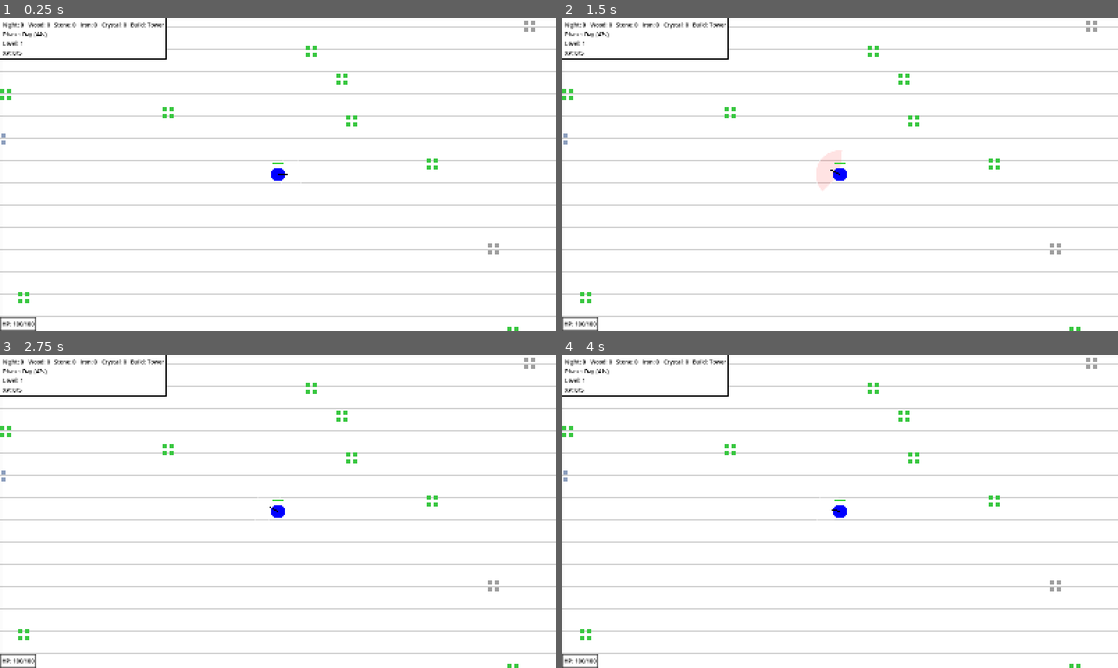
Above: before the commit, frames 1-4 (two rows, left to right).
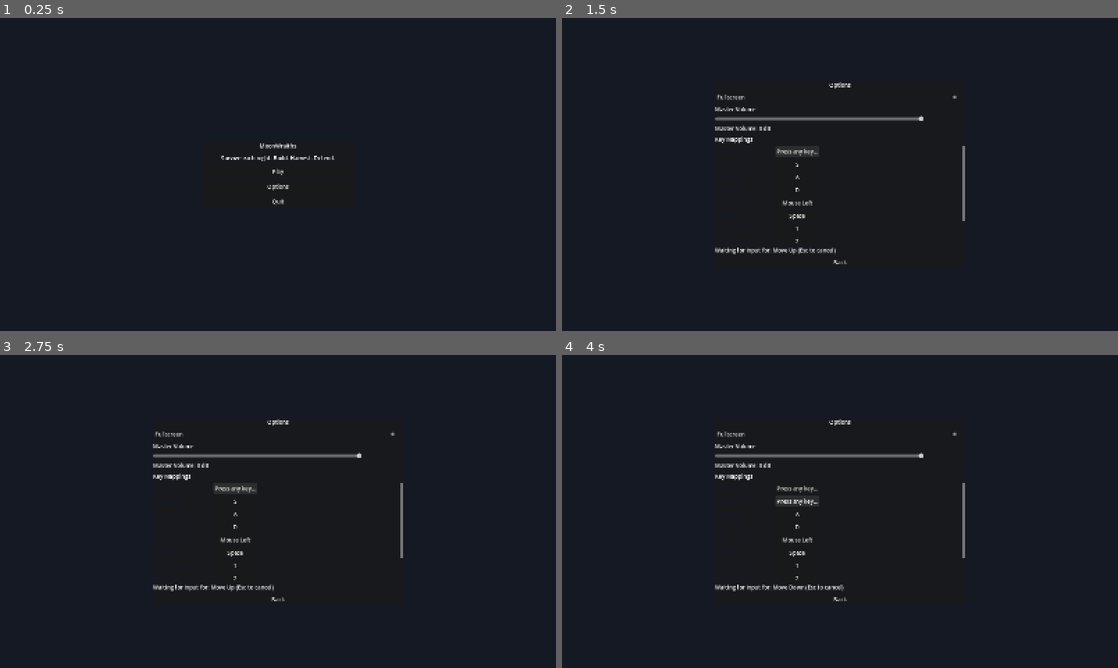
Above: after the commit, the same moments.

Repository: BigBadBaldJon/moonwraith
Game: Godot game, scene res://main_menu.tscn
Same seed, same stepped clock (60 frames per second), same inputs: the game is played once before the commit and once after it. Before the commit the project starts from res://main.tscn. Sound files missing from this copy of the repository are replaced by a short silence.
Inputs (mouse positions are in pixels of both pictures, inside the frame that each line leads up to):
- Up to frame 1 (0.25 s): no input
- Up to frame 2 (1.5 s): click (840, 187) at 0.5 s, where only the run after the commit has a clickable "Options"; click (789, 152) at 1.25 s, where only the run after the commit has a clickable "W"
- Up to frame 3 (2.75 s): click (233, 489) at 2 s, where only the run after the commit has a clickable "Press any key..."
- Up to frame 4 (4 s): click (795, 502) at 2.75 s, where only the run after the commit has a clickable "S"; click (795, 502) at 3.5 s, where only the run after the commit has a clickable "Press any key..."

The runs differ from the first frame. In frame 1, 100% of the frame differs, in the area x 0-100%, y 0-100%; in frame 2, 100%; in frame 3, 100%; in frame 4, 100%.

Commit message:
Rewrite main_menu scene from scratch in canonical format

Diff:
--- a/main.gd
+++ b/main.gd
@@ -60,6 +60,12 @@
 @onready var range_button: Button = $HudLayer/Hud/UpgradePanel/VBox/RangeButton
 @onready var close_label: Label = $HudLayer/Hud/UpgradePanel/VBox/CloseLabel
 
+@onready var pause_layer: CanvasLayer = $PauseLayer
+@onready var pause_panel: PanelContainer = $PauseLayer/PausePanel
+@onready var resume_button: Button = $PauseLayer/PausePanel/VBox/ResumeButton
+@onready var pause_main_menu_button: Button = $PauseLayer/PausePanel/VBox/MainMenuButton
+@onready var pause_quit_button: Button = $PauseLayer/PausePanel/VBox/QuitButton
+
 var tower_scene: PackedScene = preload("res://tower.tscn")
 var spawn_point_scene: PackedScene = preload("res://spawn_point.tscn")
 var basic_resource_scene: PackedScene = preload("res://resource_node.tscn")
@@ -101,6 +107,12 @@
 	upgrade_panel.visible = false
 	close_label.text = "Press U to close"
 
+	pause_layer.process_mode = Node.PROCESS_MODE_WHEN_PAUSED
+	pause_panel.visible = false
+	resume_button.pressed.connect(_on_resume_button_pressed)
+	pause_main_menu_button.pressed.connect(_on_pause_main_menu_button_pressed)
+	pause_quit_button.pressed.connect(_on_pause_quit_button_pressed)
+
 	damage_button.pressed.connect(_on_damage_button_pressed)
 	attack_speed_button.pressed.connect(_on_attack_speed_button_pressed)
 	move_speed_button.pressed.connect(_on_move_speed_button_pressed)
@@ -112,6 +124,11 @@
 
 
 func _process(delta: float) -> void:
+	handle_pause_menu_toggle()
+
+	if get_tree().paused:
+		return
+
 	phase_time_left -= delta
 
 	if phase_time_left < 0.0:
@@ -124,6 +141,9 @@
 
 
 func _physics_process(_delta: float) -> void:
+	if get_tree().paused:
+		return
+
 	if night_director != null:
 		night_director.set_active_spawn_point(current_spawn_point)
 
@@ -577,6 +597,31 @@
 		upgrade_panel.visible = not upgrade_panel.visible
 
 
+func handle_pause_menu_toggle() -> void:
+	if pause_panel.visible:
+		return
+
+	if Input.is_action_just_pressed("ui_cancel"):
+		pause_game()
+
+
+func pause_game() -> void:
+	if get_tree().paused:
+		return
+
+	upgrade_panel.visible = false
+	pause_panel.visible = true
+	get_tree().paused = true
+
+
+func unpause_game() -> void:
+	if not get_tree().paused:
+		return
+
+	get_tree().paused = false
+	pause_panel.visible = false
+
+
 func handle_player_death_state() -> void:
 	if not player.is_dead:
 		return
@@ -630,6 +675,20 @@
 
 func _on_range_button_pressed() -> void:
 	player.spend_point_on_range()
+
+
+func _on_resume_button_pressed() -> void:
+	unpause_game()
+
+
+func _on_pause_main_menu_button_pressed() -> void:
+	unpause_game()
+	get_tree().change_scene_to_file("res://main_menu.tscn")
+
+
+func _on_pause_quit_button_pressed() -> void:
+	unpause_game()
+	get_tree().quit()
 
 
 func can_place_tower_at(position: Vector2, min_distance: float = 70.0) -> bool:
--- a/main.tscn
+++ b/main.tscn
@@ -173,3 +173,45 @@
 
 [node name="NightDirector" type="Node" parent="." unique_id=1769521780]
 script = ExtResource("5_lquwl")
+
+
+[node name="PauseLayer" type="CanvasLayer" parent="."]
+
+[node name="PausePanel" type="PanelContainer" parent="PauseLayer"]
+visible = false
+anchors_preset = 8
+anchor_left = 0.5
+anchor_top = 0.5
+anchor_right = 0.5
+anchor_bottom = 0.5
+offset_left = -140.0
+offset_top = -90.0
+offset_right = 140.0
+offset_bottom = 90.0
+grow_horizontal = 2
+grow_vertical = 2
+theme_override_styles/panel = SubResource("StyleBoxFlat_lquwl")
+
+[node name="VBox" type="VBoxContainer" parent="PauseLayer/PausePanel"]
+layout_mode = 2
+
+[node name="TitleLabel" type="Label" parent="PauseLayer/PausePanel/VBox"]
+layout_mode = 2
+text = "Paused"
+horizontal_alignment = 1
+theme_override_colors/font_color = Color(0, 0, 0, 1)
+
+[node name="ResumeButton" type="Button" parent="PauseLayer/PausePanel/VBox"]
+layout_mode = 2
+text = "Resume"
+theme_override_colors/font_color = Color(0, 0, 0, 1)
+
+[node name="MainMenuButton" type="Button" parent="PauseLayer/PausePanel/VBox"]
+layout_mode = 2
+text = "Main Menu"
+theme_override_colors/font_color = Color(0, 0, 0, 1)
+
+[node name="QuitButton" type="Button" parent="PauseLayer/PausePanel/VBox"]
+layout_mode = 2
+text = "Quit"
+theme_override_colors/font_color = Color(0, 0, 0, 1)
--- /dev/null
+++ b/main_menu.gd
@@ -0,0 +1,258 @@
+extends Control
+
+const GAME_SCENE_PATH = "res://main.tscn"
+const MASTER_BUS_NAME = "Master"
+
+const REMAPPABLE_ACTIONS = [
+	{"action": "move_up", "label": "Move Up"},
+	{"action": "move_down", "label": "Move Down"},
+	{"action": "move_left", "label": "Move Left"},
+	{"action": "move_right", "label": "Move Right"},
+	{"action": "attack", "label": "Attack"},
+	{"action": "harvest", "label": "Harvest"},
+	{"action": "build_spawn", "label": "Build Spawn"},
+	{"action": "build_tower", "label": "Build Tower"},
+	{"action": "place_object", "label": "Place Object"},
+	{"action": "open_upgrades", "label": "Open Upgrades"}
+]
+
+@onready var main_panel = $CenterContainer/MainPanel
+@onready var options_panel = $CenterContainer/OptionsPanel
+
+@onready var play_button = $CenterContainer/MainPanel/VBox/PlayButton
+@onready var options_button = $CenterContainer/MainPanel/VBox/OptionsButton
+@onready var quit_button = $CenterContainer/MainPanel/VBox/QuitButton
+
+@onready var fullscreen_check = $CenterContainer/OptionsPanel/VBox/FullscreenCheck
+@onready var volume_slider = $CenterContainer/OptionsPanel/VBox/VolumeSlider
+@onready var volume_value_label = $CenterContainer/OptionsPanel/VBox/VolumeValueLabel
+@onready var mappings_container = $CenterContainer/OptionsPanel/VBox/MappingScroll/MappingsContainer
+@onready var remap_hint_label = $CenterContainer/OptionsPanel/VBox/RemapHintLabel
+@onready var options_back_button = $CenterContainer/OptionsPanel/VBox/BackButton
+
+var action_buttons = {}
+var remapping_action = ""
+
+
+func _ready() -> void:
+	get_tree().paused = false
+	_show_main_panel()
+	_build_input_mapping_rows()
+	_sync_settings_to_ui()
+
+	play_button.pressed.connect(_on_play_pressed)
+	options_button.pressed.connect(_on_options_pressed)
+	quit_button.pressed.connect(_on_quit_pressed)
+	options_back_button.pressed.connect(_on_back_pressed)
+	fullscreen_check.toggled.connect(_on_fullscreen_toggled)
+	volume_slider.value_changed.connect(_on_master_volume_changed)
+
+
+func _show_main_panel() -> void:
+	main_panel.visible = true
+	options_panel.visible = false
+
+
+func _show_options_panel() -> void:
+	main_panel.visible = false
+	options_panel.visible = true
+
+
+func _sync_settings_to_ui() -> void:
+	fullscreen_check.button_pressed = (
+		DisplayServer.window_get_mode() == DisplayServer.WINDOW_MODE_FULLSCREEN
+	)
+
+	var master_bus_index = AudioServer.get_bus_index(MASTER_BUS_NAME)
+	if master_bus_index >= 0:
+		volume_slider.value = AudioServer.get_bus_volume_db(master_bus_index)
+
+	_update_volume_label(volume_slider.value)
+	_refresh_action_button_texts()
+	_update_remap_hint()
+
+
+func _build_input_mapping_rows() -> void:
+	for child in mappings_container.get_children():
+		child.queue_free()
+
+	action_buttons.clear()
+
+	for mapping_entry in REMAPPABLE_ACTIONS:
+		var action_name = String(mapping_entry.get("action", ""))
+		var display_name = String(mapping_entry.get("label", ""))
+
+		if action_name == "":
+			continue
+
+		var row = HBoxContainer.new()
+		row.size_flags_horizontal = Control.SIZE_EXPAND_FILL
+
+		var action_label = Label.new()
+		action_label.text = display_name
+		action_label.custom_minimum_size = Vector2(170.0, 0.0)
+		action_label.modulate = Color(0.08, 0.1, 0.15, 1.0)
+
+		var remap_button = Button.new()
+		remap_button.size_flags_horizontal = Control.SIZE_EXPAND_FILL
+		remap_button.text = _get_action_event_text(action_name)
+		remap_button.pressed.connect(_begin_remap.bind(action_name))
+
+		row.add_child(action_label)
+		row.add_child(remap_button)
+		mappings_container.add_child(row)
+
+		action_buttons[action_name] = remap_button
+
+
+func _refresh_action_button_texts() -> void:
+	for mapping_entry in REMAPPABLE_ACTIONS:
+		var action_name = String(mapping_entry.get("action", ""))
+		if action_name == "":
+			continue
+
+		if action_name == remapping_action:
+			continue
+
+		var remap_button = action_buttons.get(action_name, null)
+		if remap_button == null:
+			continue
+
+		remap_button.text = _get_action_event_text(action_name)
+
+
+func _get_action_event_text(action_name: String) -> String:
+	var events = InputMap.action_get_events(action_name)
+	if events.is_empty():
+		return "Unbound"
+
+	var event = events[0]
+	if event is InputEventKey:
+		return event.as_text_physical_keycode()
+
+	if event is InputEventMouseButton:
+		return "Mouse " + _get_mouse_button_name(event.button_index)
+
+	return event.as_text()
+
+
+func _begin_remap(action_name: String) -> void:
+	remapping_action = action_name
+	var remap_button = action_buttons.get(action_name, null)
+	if remap_button != null:
+		remap_button.text = "Press any key..."
+
+	_update_remap_hint()
+
+
+func _apply_remapped_input(action_name: String, input_event: InputEvent) -> void:
+	InputMap.action_erase_events(action_name)
+	InputMap.action_add_event(action_name, input_event)
+
+	remapping_action = ""
+	_refresh_action_button_texts()
+	_update_remap_hint()
+
+
+func _update_remap_hint() -> void:
+	if remapping_action == "":
+		remap_hint_label.text = "Click a mapping button to remap. Press Esc to cancel remap."
+		return
+
+	var action_label = remapping_action.replace("_", " ").capitalize()
+	remap_hint_label.text = "Waiting for input for: " + action_label + " (Esc to cancel)"
+
+
+func _unhandled_input(event: InputEvent) -> void:
+	if remapping_action == "":
+		return
+
+	if event is InputEventKey:
+		var key_event: InputEventKey = event as InputEventKey
+		if key_event == null:
+			return
+
+		if not key_event.pressed or key_event.echo:
+			return
+
+		if key_event.keycode == KEY_ESCAPE:
+			remapping_action = ""
+			_refresh_action_button_texts()
+			_update_remap_hint()
+			get_viewport().set_input_as_handled()
+			return
+
+		_apply_remapped_input(remapping_action, key_event)
+		get_viewport().set_input_as_handled()
+		return
+
+	if event is InputEventMouseButton:
+		var mouse_event: InputEventMouseButton = event as InputEventMouseButton
+		if mouse_event == null:
+			return
+
+		if not mouse_event.pressed:
+			return
+
+		_apply_remapped_input(remapping_action, mouse_event)
+		get_viewport().set_input_as_handled()
+
+
+func _get_mouse_button_name(button_index: int) -> String:
+	match button_index:
+		MOUSE_BUTTON_LEFT:
+			return "Left"
+		MOUSE_BUTTON_RIGHT:
+			return "Right"
+		MOUSE_BUTTON_MIDDLE:
+			return "Middle"
+		MOUSE_BUTTON_WHEEL_UP:
+			return "Wheel Up"
+		MOUSE_BUTTON_WHEEL_DOWN:
+			return "Wheel Down"
+		MOUSE_BUTTON_XBUTTON1:
+			return "X1"
+		MOUSE_BUTTON_XBUTTON2:
+			return "X2"
+		_:
+			return str(button_index)
+
+
+func _on_play_pressed() -> void:
+	get_tree().change_scene_to_file(GAME_SCENE_PATH)
+
+
+func _on_options_pressed() -> void:
+	_show_options_panel()
+	_refresh_action_button_texts()
+	_update_remap_hint()
+
+
+func _on_quit_pressed() -> void:
+	get_tree().quit()
+
+
+func _on_back_pressed() -> void:
+	remapping_action = ""
+	_refresh_action_button_texts()
+	_update_remap_hint()
+	_show_main_panel()
+
+
+func _on_fullscreen_toggled(enabled: bool) -> void:
+	if enabled:
+		DisplayServer.window_set_mode(DisplayServer.WINDOW_MODE_FULLSCREEN)
+	else:
+		DisplayServer.window_set_mode(DisplayServer.WINDOW_MODE_WINDOWED)
+
+
+func _on_master_volume_changed(value: float) -> void:
+	var master_bus_index = AudioServer.get_bus_index(MASTER_BUS_NAME)
+	if master_bus_index >= 0:
+		AudioServer.set_bus_volume_db(master_bus_index, value)
+
+	_update_volume_label(value)
+
+
+func _update_volume_label(value: float) -> void:
+	volume_value_label.text = "Master Volume: " + str(int(round(value))) + " dB"
--- /dev/null
+++ b/main_menu.tscn
@@ -0,0 +1,114 @@
+[gd_scene format=3]
+
+[ext_resource type="Script" path="res://main_menu.gd" id="1_menu"]
+
+[node name="MainMenu" type="Control"]
+layout_mode = 3
+anchors_preset = 15
+anchor_right = 1.0
+anchor_bottom = 1.0
+grow_horizontal = 2
+grow_vertical = 2
+script = ExtResource("1_menu")
+
+[node name="Background" type="ColorRect" parent="."]
+layout_mode = 1
+anchors_preset = 15
+anchor_right = 1.0
+anchor_bottom = 1.0
+grow_horizontal = 2
+grow_vertical = 2
+color = Color(0.08, 0.1, 0.14, 1)
+
+[node name="CenterContainer" type="CenterContainer" parent="."]
+layout_mode = 1
+anchors_preset = 15
+anchor_right = 1.0
+anchor_bottom = 1.0
+grow_horizontal = 2
+grow_vertical = 2
+
+[node name="MainPanel" type="PanelContainer" parent="CenterContainer"]
+custom_minimum_size = Vector2(440, 0)
+layout_mode = 2
+
+[node name="VBox" type="VBoxContainer" parent="CenterContainer/MainPanel"]
+layout_mode = 2
+theme_override_constants/separation = 12
+
+[node name="TitleLabel" type="Label" parent="CenterContainer/MainPanel/VBox"]
+layout_mode = 2
+text = "MoonWraiths"
+horizontal_alignment = 1
+
+[node name="SubtitleLabel" type="Label" parent="CenterContainer/MainPanel/VBox"]
+layout_mode = 2
+text = "Survive each night. Build. Harvest. Defend."
+horizontal_alignment = 1
+
+[node name="PlayButton" type="Button" parent="CenterContainer/MainPanel/VBox"]
+layout_mode = 2
+text = "Play"
+
+[node name="OptionsButton" type="Button" parent="CenterContainer/MainPanel/VBox"]
+layout_mode = 2
+text = "Options"
+
+[node name="QuitButton" type="Button" parent="CenterContainer/MainPanel/VBox"]
+layout_mode = 2
+text = "Quit"
+
+[node name="OptionsPanel" type="PanelContainer" parent="CenterContainer"]
+visible = false
+custom_minimum_size = Vector2(720, 0)
+layout_mode = 2
+
+[node name="VBox" type="VBoxContainer" parent="CenterContainer/OptionsPanel"]
+layout_mode = 2
+theme_override_constants/separation = 8
+
+[node name="OptionsTitle" type="Label" parent="CenterContainer/OptionsPanel/VBox"]
+layout_mode = 2
+text = "Options"
+horizontal_alignment = 1
+
+[node name="FullscreenCheck" type="CheckButton" parent="CenterContainer/OptionsPanel/VBox"]
+layout_mode = 2
+text = "Fullscreen"
+
+[node name="VolumeLabel" type="Label" parent="CenterContainer/OptionsPanel/VBox"]
+layout_mode = 2
+text = "Master Volume"
+
+[node name="VolumeSlider" type="HSlider" parent="CenterContainer/OptionsPanel/VBox"]
+layout_mode = 2
+min_value = -30.0
+max_value = 6.0
+step = 1.0
+value = 0.0
+
+[node name="VolumeValueLabel" type="Label" parent="CenterContainer/OptionsPanel/VBox"]
+layout_mode = 2
+text = "Master Volume: 0 dB"
+
+[node name="KeyMappingsLabel" type="Label" parent="CenterContainer/OptionsPanel/VBox"]
+layout_mode = 2
+text = "Key Mappings"
+
+[node name="MappingScroll" type="ScrollContainer" parent="CenterContainer/OptionsPanel/VBox"]
+custom_minimum_size = Vector2(0, 280)
+layout_mode = 2
+size_flags_vertical = 3
+
+[node name="MappingsContainer" type="VBoxContainer" parent="CenterContainer/OptionsPanel/VBox/MappingScroll"]
+layout_mode = 2
+theme_override_constants/separation = 6
+
+[node name="RemapHintLabel" type="Label" parent="CenterContainer/OptionsPanel/VBox"]
+layout_mode = 2
+text = "Click a mapping button to remap. Press Esc to cancel remap."
+autowrap_mode = 3
+
+[node name="BackButton" type="Button" parent="CenterContainer/OptionsPanel/VBox"]
+layout_mode = 2
+text = "Back"
--- a/monster.gd
+++ b/monster.gd
@@ -25,6 +25,8 @@
 const TARGET_RADIUS_INFLUENCE: float = 0.35
 const STRUCTURE_TARGET_RADIUS_INFLUENCE: float = 0.60
 const STRUCTURE_ATTACK_RANGE_BONUS: float = 10.0
+
+const HEALTH_BAR_SCRIPT: GDScript = preload("res://health_bar.gd")
 
 @export var WORLD_SIZE: Vector2 = Vector2(2400.0, 2400.0)
 
@@ -72,11 +74,15 @@
 var death_tween_done: bool = false
 var death_sound_done: bool = false
 
+var health_bar: HealthBar = null
+
 
 func _ready() -> void:
 	add_to_group("monsters")
 	last_stuck_check_position = global_position
 	pick_new_roam_target()
+	ensure_health_bar()
+	update_health_bar()
 	queue_redraw()
 
 
@@ -152,6 +158,7 @@
 			attack_knockback_force = 300.0
 
 	health = max_health
+	update_health_bar()
 	queue_redraw()
 
 
@@ -602,11 +609,37 @@
 	return push.normalized() * SEPARATION_STRENGTH
 
 
+
+func ensure_health_bar() -> void:
+	if health_bar != null and is_instance_valid(health_bar):
+		return
+
+	if has_node("HealthBar"):
+		health_bar = get_node("HealthBar") as HealthBar
+	else:
+		var new_health_bar: Node2D = Node2D.new()
+		new_health_bar.name = "HealthBar"
+		new_health_bar.set_script(HEALTH_BAR_SCRIPT)
+		add_child(new_health_bar)
+		health_bar = new_health_bar as HealthBar
+
+	if health_bar != null:
+		health_bar.always_visible = true
+
+
+func update_health_bar() -> void:
+	ensure_health_bar()
+	if health_bar != null:
+		health_bar.y_offset = -30.0 * body_scale
+		health_bar.set_health(health, max_health)
+
+
 func take_damage(amount: float) -> void:
 	if is_dead:
 		return
 
 	health -= amount
+	update_health_bar()
 
 	if health <= 0.0:
 		health = 0.0
--- a/project.godot
+++ b/project.godot
@@ -11,7 +11,7 @@
 [application]
 
 config/name="MoonWraiths"
-run/main_scene="uid://c3da55t5x5jfx"
+run/main_scene="res://main_menu.tscn"
 config/features=PackedStringArray("4.6", "Forward Plus")
 config/icon="res://icon.svg"
 
--- a/resource_node.gd
+++ b/resource_node.gd
@@ -11,18 +11,36 @@
 	MOON_SHARD
 }
 
+const MIN_BLOCK_COUNT: int = 4
+const MAX_BLOCK_COUNT: int = 18
+const BLOCK_SIZE_MIN: float = 8.0
+const BLOCK_SIZE_MAX: float = 15.0
+const CLUSTER_RADIUS: float = 18.0
+const BLOCK_ROTATION_MIN: float = -35.0
+const BLOCK_ROTATION_MAX: float = 35.0
+
 @export var resource_type: ResourceType = ResourceType.WOOD
 @export var max_amount: int = 12
 
 var amount: int = 0
 
-@onready var cubes: Array = $Visual.get_children()
+@onready var visual_root: Node2D = $Visual
+
+var blocks: Array[ColorRect] = []
+var block_tint_offsets: Array[float] = []
+var visuals_initialized: bool = false
 
 
 func _ready() -> void:
 	add_to_group("resource_nodes")
 	add_to_group("blocking_objects")
 	amount = max_amount
+	call_deferred("initialize_visuals")
+
+
+func initialize_visuals() -> void:
+	build_organic_blocks()
+	visuals_initialized = true
 	update_visual()
 
 
@@ -80,10 +98,53 @@
 	return 18.0
 
 
+func build_organic_blocks() -> void:
+	for child: Node in visual_root.get_children():
+		child.queue_free()
+
+	blocks.clear()
+	block_tint_offsets.clear()
+
+	var block_count: int = get_block_count_for_max_amount()
+	var rng: RandomNumberGenerator = RandomNumberGenerator.new()
+	rng.seed = hash(str(global_position) + ":" + str(get_instance_id()) + ":" + str(max_amount) + ":" + str(resource_type))
+
+	var center: Vector2 = Vector2.ZERO
+
+	for index: int in range(block_count):
+		var block: ColorRect = ColorRect.new()
+		var block_size: float = rng.randf_range(BLOCK_SIZE_MIN, BLOCK_SIZE_MAX)
+		block.size = Vector2(block_size, block_size)
+
+		var angle: float = rng.randf_range(0.0, TAU)
+		var radial_weight: float = pow(rng.randf(), 1.55)
+		var radius: float = CLUSTER_RADIUS * radial_weight
+		var jitter: Vector2 = Vector2(rng.randf_range(-2.4, 2.4), rng.randf_range(-2.4, 2.4))
+
+		if index > 0 and index % 3 == 0:
+			center += Vector2(rng.randf_range(-1.5, 1.5), rng.randf_range(-1.5, 1.5))
+
+		var offset: Vector2 = center + (Vector2.RIGHT.rotated(angle) * radius) + jitter
+		block.position = offset - (block.size * 0.5)
+		block.rotation_degrees = rng.randf_range(BLOCK_ROTATION_MIN, BLOCK_ROTATION_MAX)
+
+		visual_root.add_child(block)
+		blocks.append(block)
+		block_tint_offsets.append(rng.randf_range(-0.10, 0.10))
+
+
+func get_block_count_for_max_amount() -> int:
+	var amount_ratio: float = clampf(float(max_amount) / 16.0, 0.0, 1.0)
+	return clampi(int(round(lerp(float(MIN_BLOCK_COUNT), float(MAX_BLOCK_COUNT), amount_ratio))), MIN_BLOCK_COUNT, MAX_BLOCK_COUNT)
+
+
 func update_visual() -> void:
 	var ratio: float = 1.0
 	if max_amount > 0:
-		ratio = float(amount) / float(max_amount)
+		ratio = clampf(float(amount) / float(max_amount), 0.0, 1.0)
+
+	if not visuals_initialized or blocks.is_empty():
+		return
 
 	var base_color: Color = get_base_color()
 	var low_color: Color = base_color.darkened(0.45)
@@ -97,9 +158,27 @@
 	else:
 		final_color = low_color
 
-	for cube: Variant in cubes:
-		if cube is ColorRect:
-			cube.color = final_color
+	var visible_blocks: int = 0
+	if amount > 0:
+		visible_blocks = maxi(1, int(ceil(ratio * float(blocks.size()))))
+
+	for index in range(blocks.size()):
+		var block: ColorRect = blocks[index]
+		if block == null:
+			continue
+
+		block.visible = index < visible_blocks
+		if not block.visible:
+			continue
+
+		var tint_offset: float = 0.0
+		if index < block_tint_offsets.size():
+			tint_offset = float(block_tint_offsets[index])
+
+		if tint_offset >= 0.0:
+			block.color = final_color.lightened(tint_offset)
+		else:
+			block.color = final_color.darkened(-tint_offset)
 
 
 func get_base_color() -> Color:
--- a/resource_node.tscn
+++ b/resource_node.tscn
@@ -12,35 +12,3 @@
 shape = SubResource("RectangleShape2D_70pm0")
 
 [node name="Visual" type="Node2D" parent="." unique_id=8880650]
-
-[node name="Cube1" type="ColorRect" parent="Visual" unique_id=791867366]
-custom_minimum_size = Vector2(12, 12)
-offset_left = -10.0
-offset_top = -10.0
-offset_right = 2.0
-offset_bottom = 2.0
-color = Color(0.05882353, 0.9137255, 0.08627451, 1)
-
-[node name="Cube2" type="ColorRect" parent="Visual" unique_id=151473439]
-custom_minimum_size = Vector2(12, 12)
-offset_left = 10.0
-offset_top = -10.0
-offset_right = 22.0
-offset_bottom = 2.0
-color = Color(0.05882353, 0.9137255, 0.08627451, 1)
-
-[node name="Cube3" type="ColorRect" parent="Visual" unique_id=334693775]
-custom_minimum_size = Vector2(12, 12)
-offset_left = -10.0
-offset_top = 10.0
-offset_right = 2.0
-offset_bottom = 22.0
-color = Color(0.05882353, 0.9137255, 0.08627451, 1)
-
-[node name="Cube4" type="ColorRect" parent="Visual" unique_id=188332563]
-custom_minimum_size = Vector2(12, 12)
-offset_left = 10.0
-offset_top = 10.0
-offset_right = 22.0
-offset_bottom = 22.0
-color = Color(0.05882353, 0.9137255, 0.08627451, 1)
